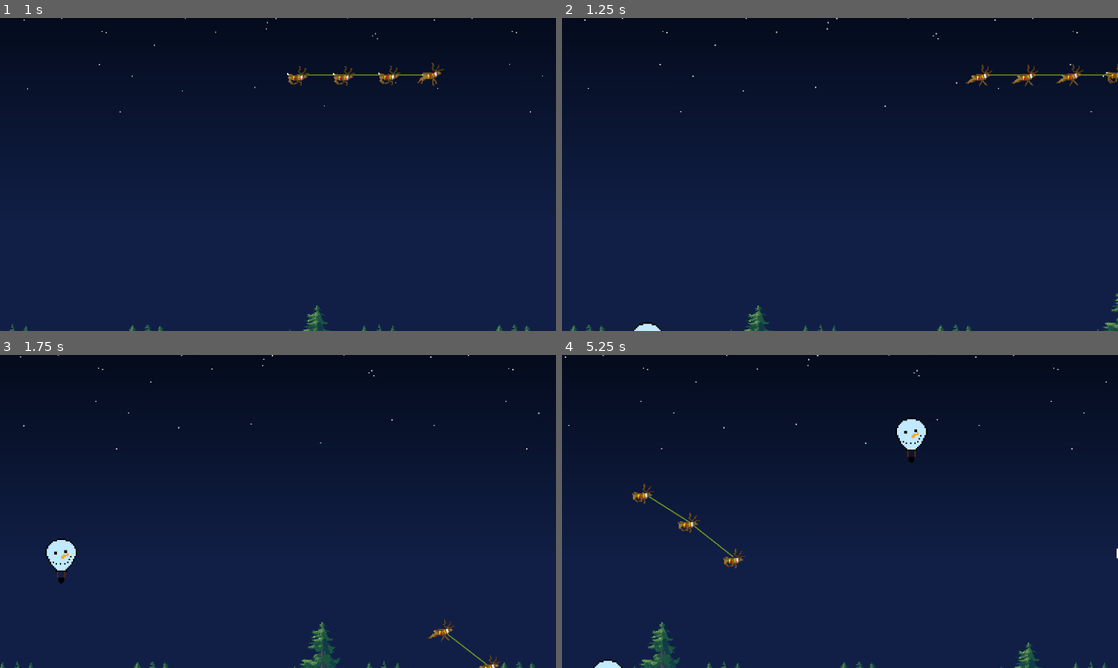
Above: before the commit, frames 1-4 (two rows, left to right).
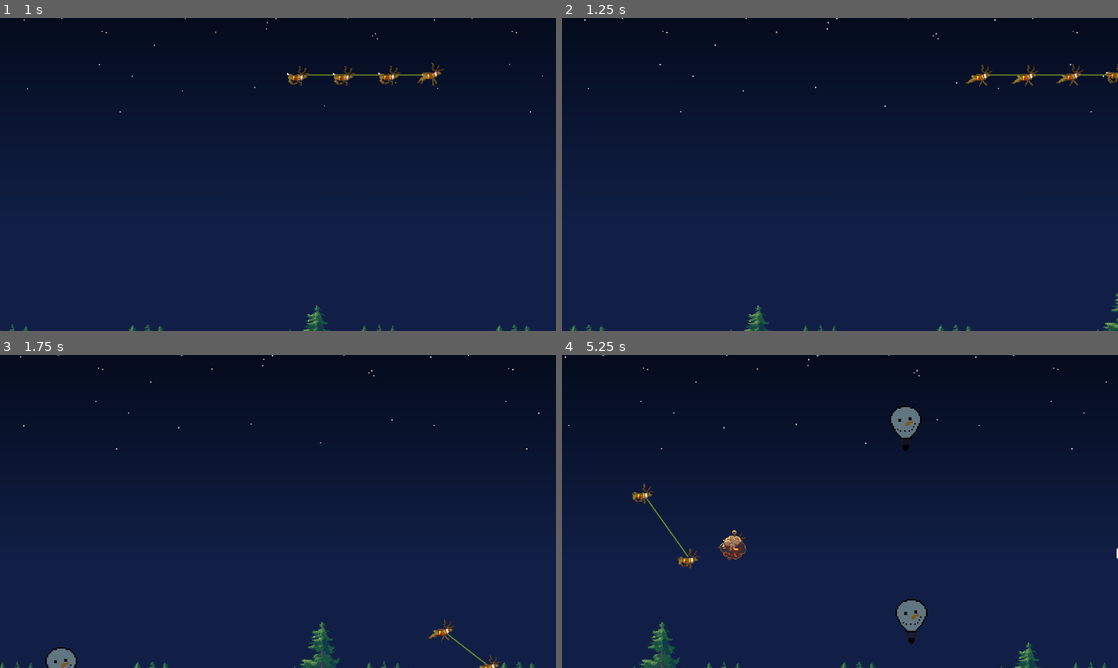
Above: after the commit, the same moments.

Repository: lohchness/santa-claus
Game: Godot game, scene res://level/level.tscn
The game is run twice, just before and just after one commit, with the same random seed, the same clock (stepped at 60 frames per second) and the same inputs.
Inputs (mouse positions are in pixels of both pictures, inside the frame that each line leads up to):
- Up to frame 1 (1 s): move the mouse to (400, 158) at 0.52 s; hold Right (right) from 0.53 s (still down)
- Up to frame 2 (1.25 s): keep holding Right (right)
- Up to frame 3 (1.75 s): move the mouse to (166, 527) at 1.27 s; release Right (right) at 1.28 s; hold Down (down) from 1.28 s (still down)
- Up to frame 4 (5.25 s): move the mouse to (895, 442) at 2.02 s; release Down (down) at 2.03 s; hold Right (right) 2.03-2.78 s; move the mouse to (812, 574) at 2.77 s; hold Up (up) 2.78-3.53 s; move the mouse to (1006, 558) at 3.52 s; hold Left (left) 3.53-5.03 s; move the mouse to (673, 464) at 4.27 s; move the mouse to (867, 511) at 5.02 s; hold Down (down) from 5.03 s (still down)

Frame 1 is identical in both runs. In frame 2, 0.1% of the frame differs, in the area x 12-18%, y 97-100%; in frame 3, 0.8%; in frame 4, 2.0%, in the area x 5-66%, y 16-100%.

Commit message:
fix: darker balloon

Diff:
--- a/obstacles/balloon/balloon.gd
+++ b/obstacles/balloon/balloon.gd
@@ -1,6 +1,6 @@
 extends Area2D
 
-const SPEED = 500
+const SPEED = 200
 
 func _physics_process(delta: float) -> void:
 	position += Vector2(-100, -SPEED) * delta
--- a/obstacles/balloon/balloon.tscn
+++ b/obstacles/balloon/balloon.tscn
@@ -12,10 +12,12 @@
 script = ExtResource("1_c16h5")
 
 [node name="Sprite2D" type="Sprite2D" parent="."]
+modulate = Color(0.507314, 0.507314, 0.507314, 1)
 scale = Vector2(3, 3)
 texture = ExtResource("1_mdvga")
 
 [node name="CollisionShape2D" type="CollisionShape2D" parent="."]
+visible = false
 position = Vector2(0, -11)
 shape = SubResource("CircleShape2D_c16h5")
 
